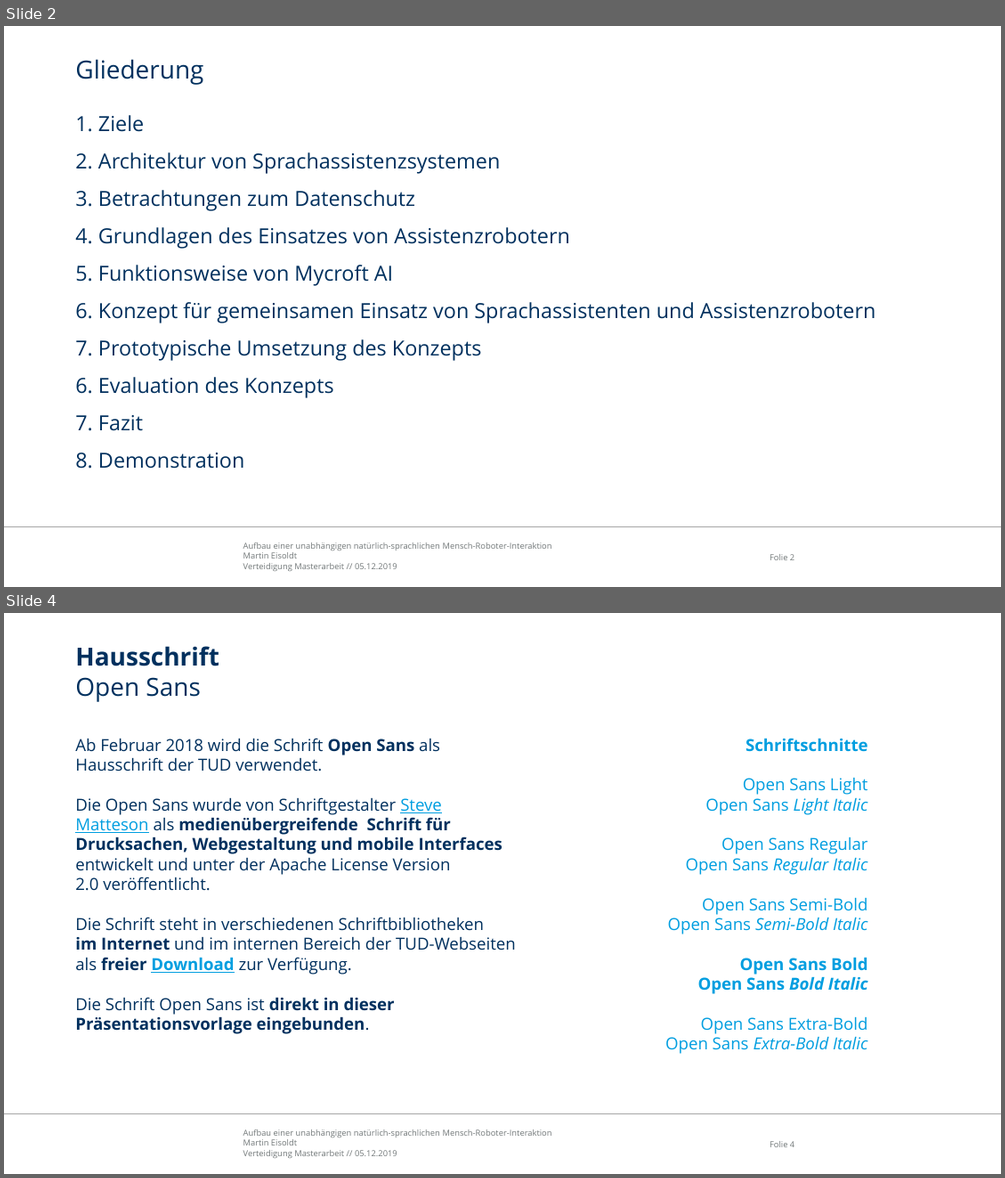
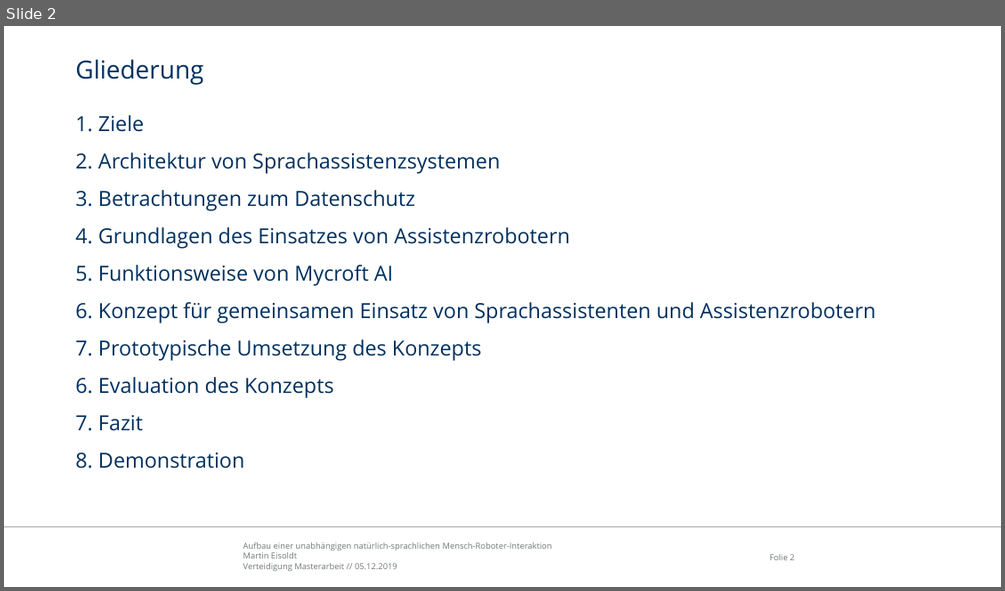
Before and after one commit to edegeyer/masterarbeit, a slide deck: verteidigung/verteidigung.pptx. Shown one above the other, each under a label of ours: slides 2 and 4 before the commit, slide 2 after it; the slides between them are not shown. The pictures are 1005x1178 and 1005x591 pixels, drawn with LibreOffice and Linux fonts; fonts in the diff are those of the drawing; background and template pictures are left out. Boxes give left, top, right and bottom in pixels: in the first picture for what was removed or moved away, otherwise in the second. Text is boxed around its words. In the diff, an @@ line names an element or a change of style, - is before the commit and + after.

```diff
--- a/verteidigung/verteidigung.pptx
+++ b/verteidigung/verteidigung.pptx
@@ slide 4 removed at bbox=[4, 613, 1001, 1174], background #FFFFFF; not listed: 3 template elements that a slide beside it also shows @@
@@ title removed at bbox=[75, 646, 219, 702] @@
-Hausschrift
-Open Sans
@@ text removed at bbox=[75, 738, 516, 1034] @@
-Ab Februar 2018 wird die Schrift Open Sans als Hausschrift der TUD verwendet.
-Die Open Sans wurde von Schriftgestalter Steve Matteson als medienübergreifende Schrift für Drucksachen, Webgestaltung und mobile Interfaces entwickelt und unter der Apache License Version 2.0 veröffentlicht.
-Die Schrift steht in verschiedenen Schriftbibliotheken
-im Internet und im internen Bereich der TUD-Webseiten als freier Download zur Verfügung.
-Die Schrift Open Sans ist direkt in dieser Präsentationsvorlage eingebunden.
@@ text removed at bbox=[665, 738, 868, 1054] @@
-Schriftschnitte
-Open Sans Light
-Open Sans Light Italic
-Open Sans Regular
-Open Sans Regular Italic
-Open Sans Semi-Bold
-Open Sans Semi-Bold Italic
-Open Sans Bold
-Open Sans Bold Italic
-Open Sans Extra-Bold
-Open Sans Extra-Bold Italic
```
Also in this commit, not shown: 16 slides added, 2 other slides removed.
